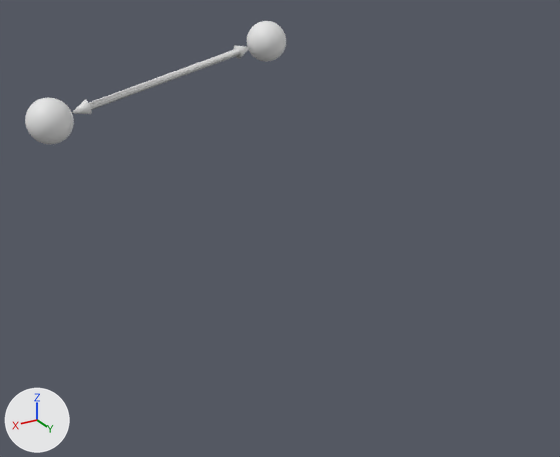
The OBJ model 资本的生产过程/价值形式理论/价值形式/datas_graphs_generated/simple_complete.obj: old version first, new version second.
Both versions are drawn from a 50 mm camera at (12.45, 12.79, 9.23) aimed at (3.64, -1.91, 1.88). The lights are fixed; the arrows at lower left show +X, +Y and +Z. The first picture is the older version. Where no turn or scale is listed for an object, it has been applied to the vertices.

Names of what the first picture shows: 'simple_complete'.
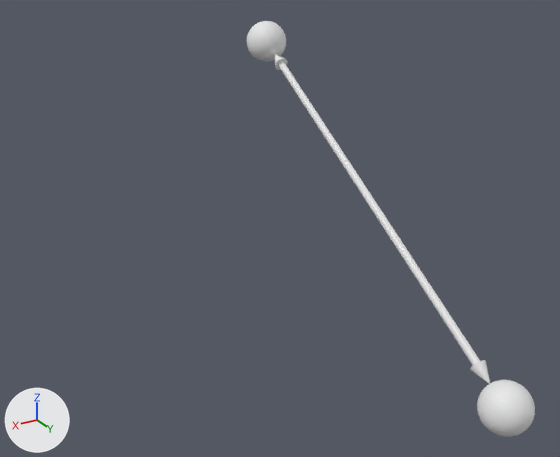
The newer file is also turned or shifted as a whole; pictures and numbers use the older file's frame.

What differs and where, as boxes (x1, y1, x2, y2) in the pictures (560 x 457 px; the box of a moved part takes in the faces that stretch with it):
'simple_complete', reshaped (10% wider, 234% taller): before (25, 21, 286, 145); after (247, 21, 535, 437)
part 1 of me_simple_complete, moved or reshaped: before (233, 45, 251, 59); after (275, 54, 288, 70)
part 2 of me_simple_complete, moved or reshaped: before (72, 100, 92, 114); after (470, 360, 490, 384)
part 3 of me_simple_complete, moved or reshaped: before (89, 49, 240, 110); after (278, 62, 480, 365)
part 4 of me_simple_complete, moved or reshaped: before (25, 97, 74, 145); after (477, 380, 535, 437)

Edits to the bpy script that builds the scene:
```text
Change me_simple_complete:
    used by ob_simple_complete; location = (0.0, 0.0, 0.0)
    remove me_simple_complete.from_pydata(...)  # 1886 vertices, 3514 faces; spans x -0.07..8.12, y -8.48..-6.33, z 3.3..5.76
    add me_simple_complete.from_pydata(...)  # 1886 vertices, 3514 faces; spans x -0.07..1.73, y -8.48..3.98, z -1.54..5.76
    me_simple_complete part 1: the loose piece of 51 vertices spanning x 1.11..1.65, y -7.94..-7.54, z 4.77..5.16 is multiplied about its middle by the matrix ((-0.155, 0.871, -0.466), (0.821, -0.149, -0.551), (-0.55, -0.468, -0.692)), then moved by (-0.77, 0.64, -0.21)
    me_simple_complete part 2: the loose piece of 51 vertices spanning x 6.41..6.94, y -7.28..-6.88, z 3.89..4.29 is multiplied about its middle by the matrix ((-0.155, 0.871, -0.466), (0.821, -0.149, -0.551), (-0.55, -0.468, -0.692)), then moved by (-5.63, 9.67, -4.63)
    me_simple_complete part 3: the loose piece of 100 vertices spanning x 1.34..6.72, y -7.87..-6.95, z 3.95..5.11 is multiplied about its middle by the matrix ((-0.046, 1.001, -0.042), (1.665, 0.173, -0.783), (-1.098, -0.149, -0.695)), then moved by (-3.2, 5.16, -2.42)
    me_simple_complete part 4: the loose piece of 842 vertices spanning x 6.92..8.12, y -7.53..-6.33, z 3.3..4.49 is turned -180 degrees about the y axis through its middle, then moved by (-6.4, 10.31, -4.84)
    other edits to the shape of me_simple_complete do not show in these pictures
```
